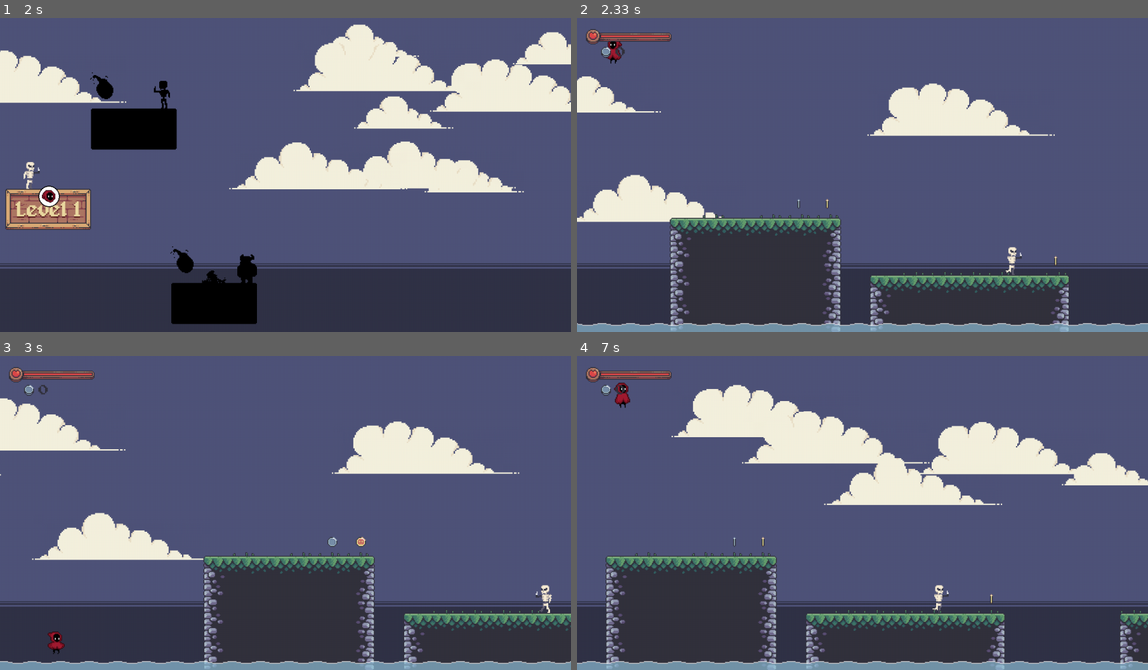
Above: before the commit, frames 1-4 (two rows, left to right).
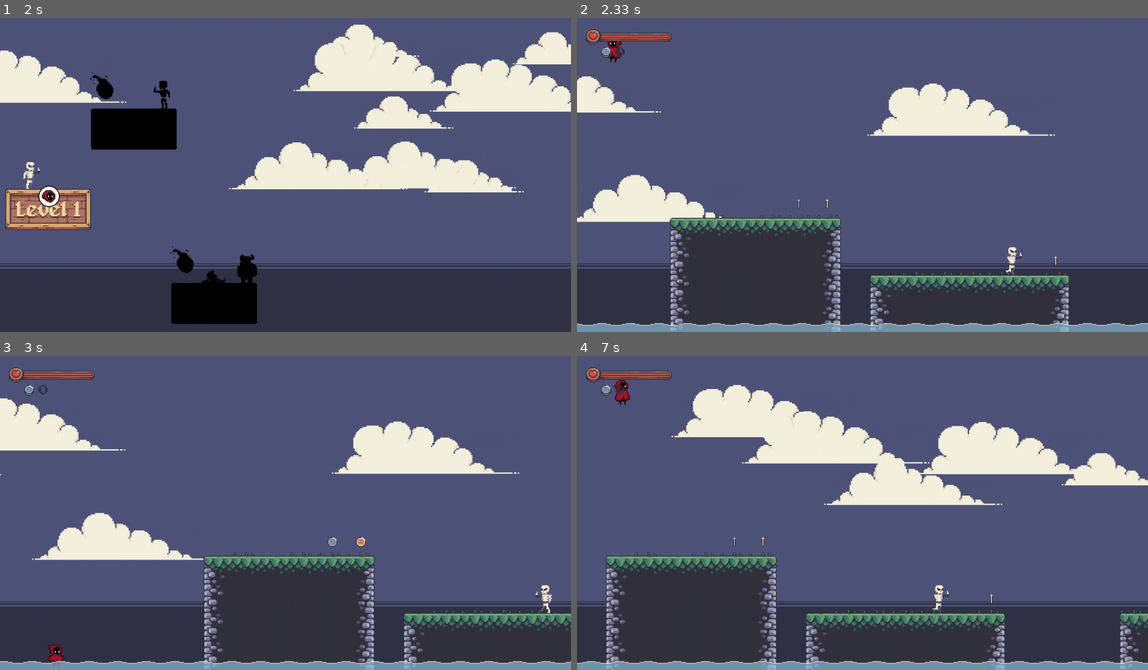
Above: after the commit, the same moments.

Repository: Michael-Elrod-dev/Pygame-Engine
Game: pygame game, started from Game.py
Same seed, same stepped clock (60 frames per second), same inputs: the game is played once before the commit and once after it.
Inputs:
- Up to frame 1 (2 s): hold Space from 1.9 s (still down); hold Left from 1.9 s (still down)
- Up to frame 2 (2.33 s): keep holding Space; keep holding Left
- Up to frame 3 (3 s): release Space at 2.37 s; release Left at 2.37 s; hold Left 2.4-2.87 s; hold Right from 2.9 s (still down)
- Up to frame 4 (7 s): release Right at 3.53 s; tap Space at 6.73 s

Frame 1 is identical in both runs. In frame 2, less than 0.1% of the frame differs, in the area x 5-8%, y 7-15%; in frame 3, 0.2%, in the area x 8-12%, y 87-98%; in frame 4, 0.1%.

Commit message:
Update Player.py

Diff:
--- a/Src/Player.py
+++ b/Src/Player.py
@@ -104,7 +104,7 @@
         else:
             self.direction.x = 0 # Idle
 
-        if keys[pygame.K_SPACE] and self.direction.y > 0 and self.jump_cooldown < 1:# Jump
+        if keys[pygame.K_SPACE] and self.jump_cooldown < 1:# Jump
             self.jump()
             self.init_jump_particles(self.rect.midbottom)
 
